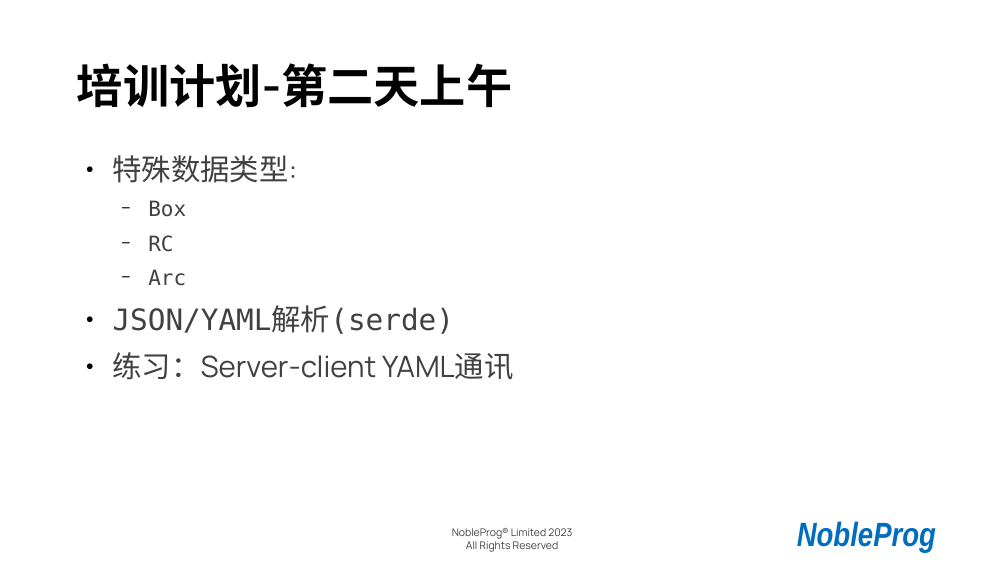
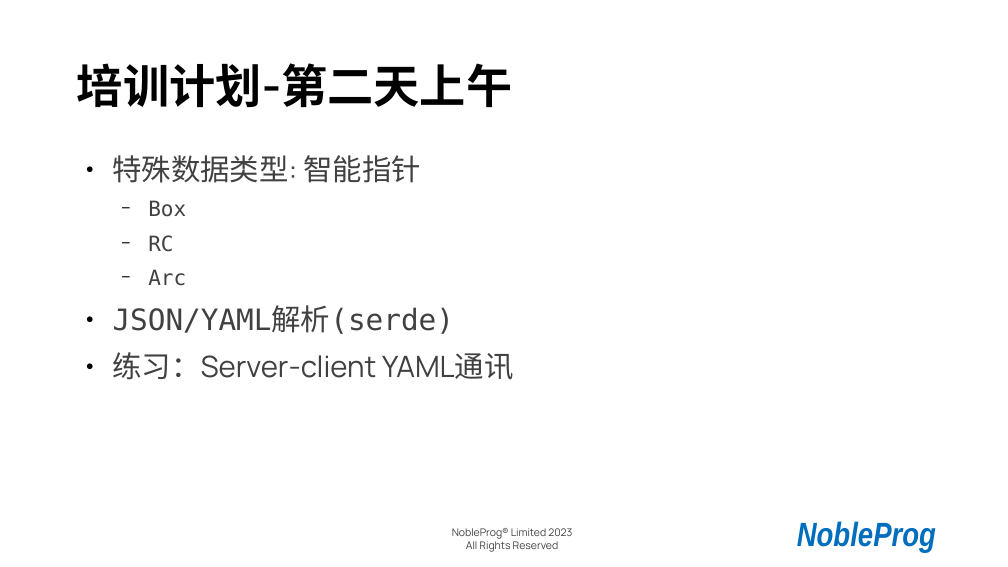
Before and after one commit to cathay4t/rust_training_2023_shanghai, a slide deck: slide 4 of presentation.odp. Drawn at 1008x567 pixels with LibreOffice and Linux fonts; fonts in the diff are those of the drawing; background and template pictures are left out. Boxes give left, top, right and bottom in pixels: in the first picture for what was removed or moved away, otherwise in the second. Text is boxed around its words. In the diff, an @@ line names an element or a change of style, - is before the commit and + after.

```diff
--- a/presentation.odp
+++ b/presentation.odp
@@ text at (113, 155, 420, 183): text changed @@
-● 特殊数据类型:
+● 特殊数据类型: 智能指针
```
Also in this commit, not shown: 1 slide added, 6 other files.
